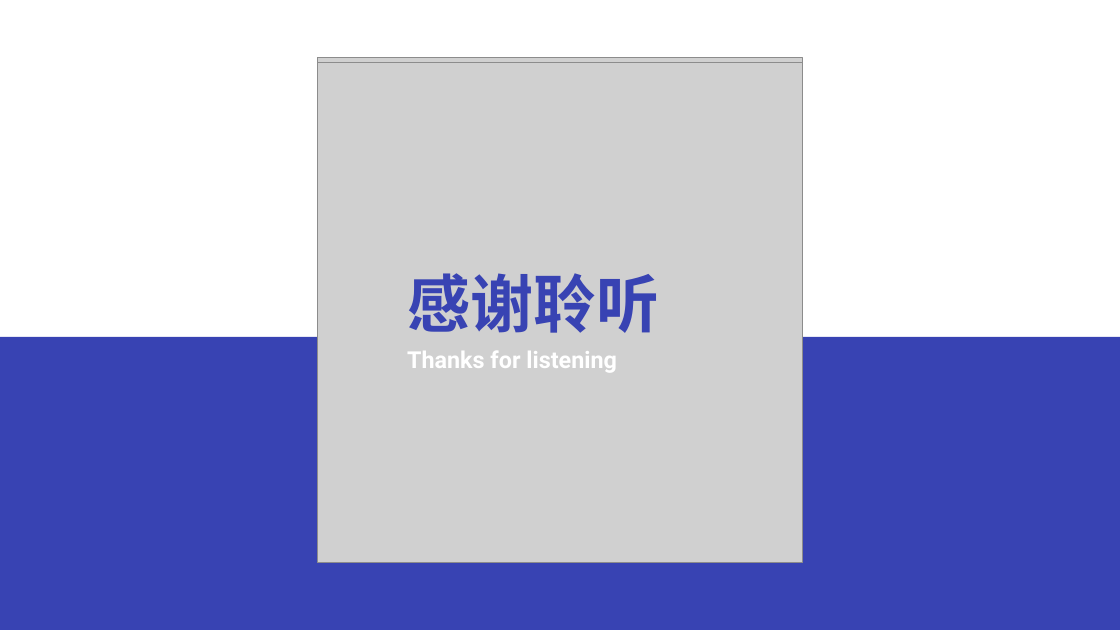
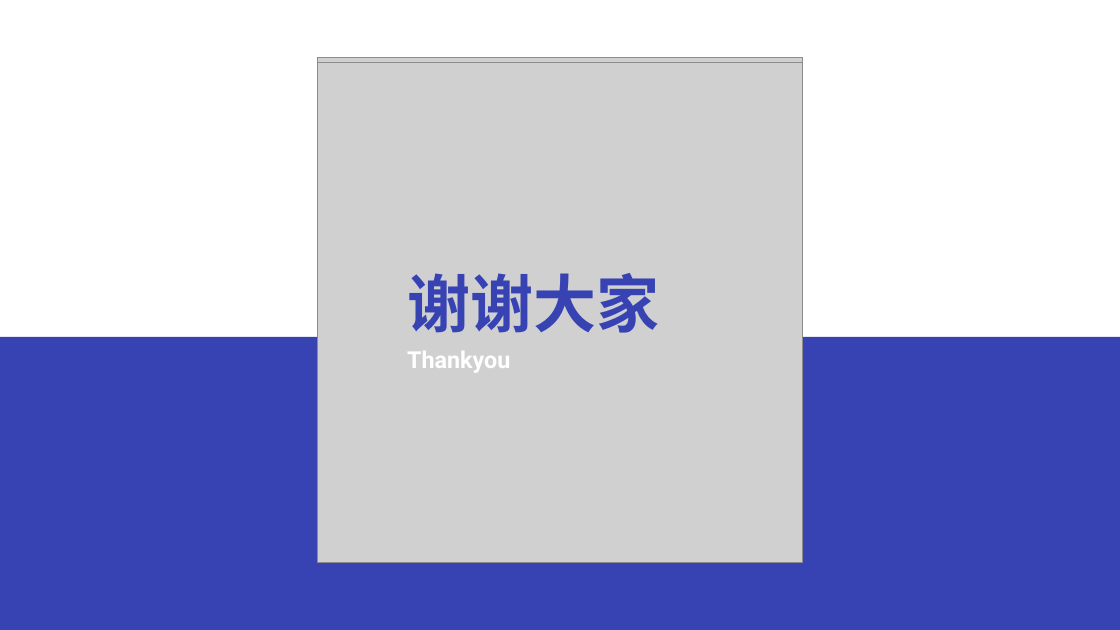
Before and after one commit to lnym123/QG_final, a slide deck: slide 22 of 文档/QG汇报.pptx (slide 20 before the commit). Drawn at 1120x630 pixels with LibreOffice and Linux fonts; fonts in the diff are those of the drawing; grey boxes stand for pictures. Boxes give left, top, right and bottom in pixels: in the first picture for what was removed or moved away, otherwise in the second. Text is boxed around its words. In the diff, an @@ line names an element or a change of style, - is before the commit and + after.

```diff
--- a/文档/QG汇报.pptx
+++ b/文档/QG汇报.pptx
@@ text at [407, 273, 659, 333]: text changed @@
-感谢聆听
+谢谢大家
@@ text at [407, 351, 510, 373]: text changed @@
-Thanks for listening
+Thankyou
```
Also in this commit, not shown: 14 other slides changed, 2 slides added, 1 other file.
